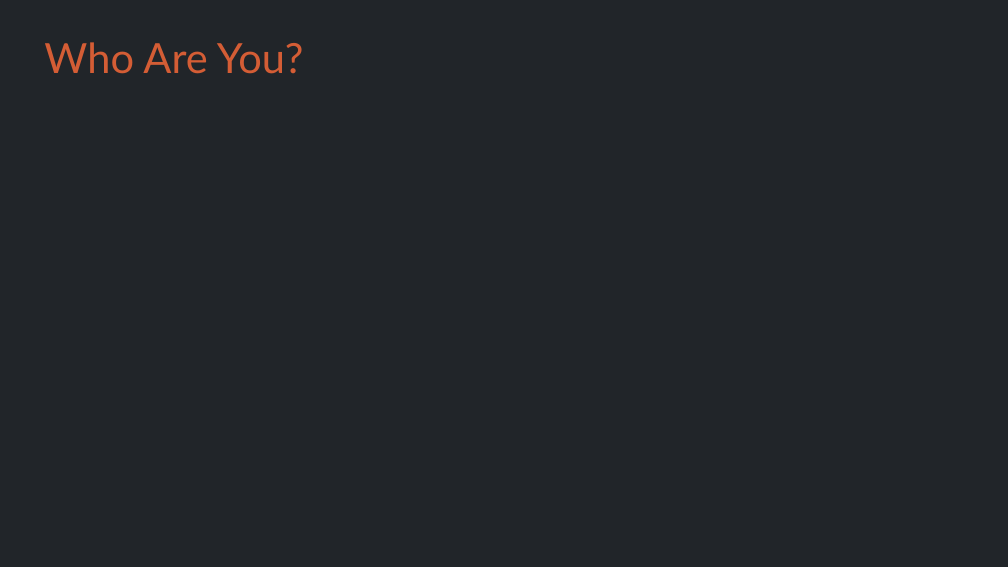
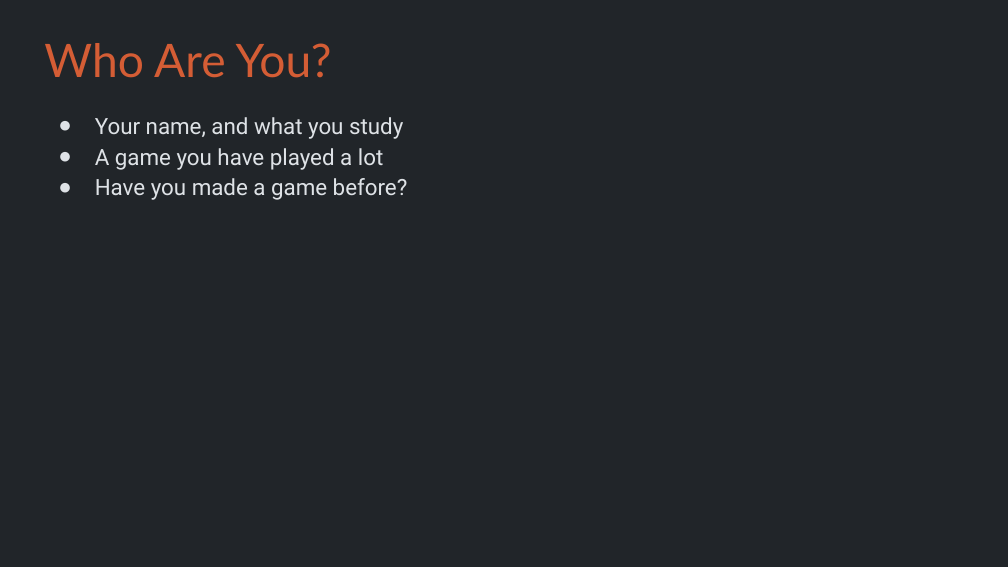
Before and after one commit to Metamate/gar, a slide deck: slide 3 of slides/00 Course Intro.pptx. Drawn at 1008x567 pixels with LibreOffice and Linux fonts; fonts in the diff are those of the drawing. Boxes give left, top, right and bottom in pixels: in the first picture for what was removed or moved away, otherwise in the second. Text is boxed around its words. In the diff, an @@ line names an element or a change of style, - is before the commit and + after.

```diff
--- a/slides/00 Course Intro.pptx
+++ b/slides/00 Course Intro.pptx
@@ title "Who Are You?" at (x1=44, y1=43, x2=332, y2=78): size 29.7 to 33 pt @@
@@ text added at (x1=95, y1=117, x2=408, y2=200), 16 pt, text #DEE2E6 @@
+● Your name, and what you study
+● A game you have played a lot
+● Have you made a game before?
```
Also in this commit, not shown: 6 other files.
